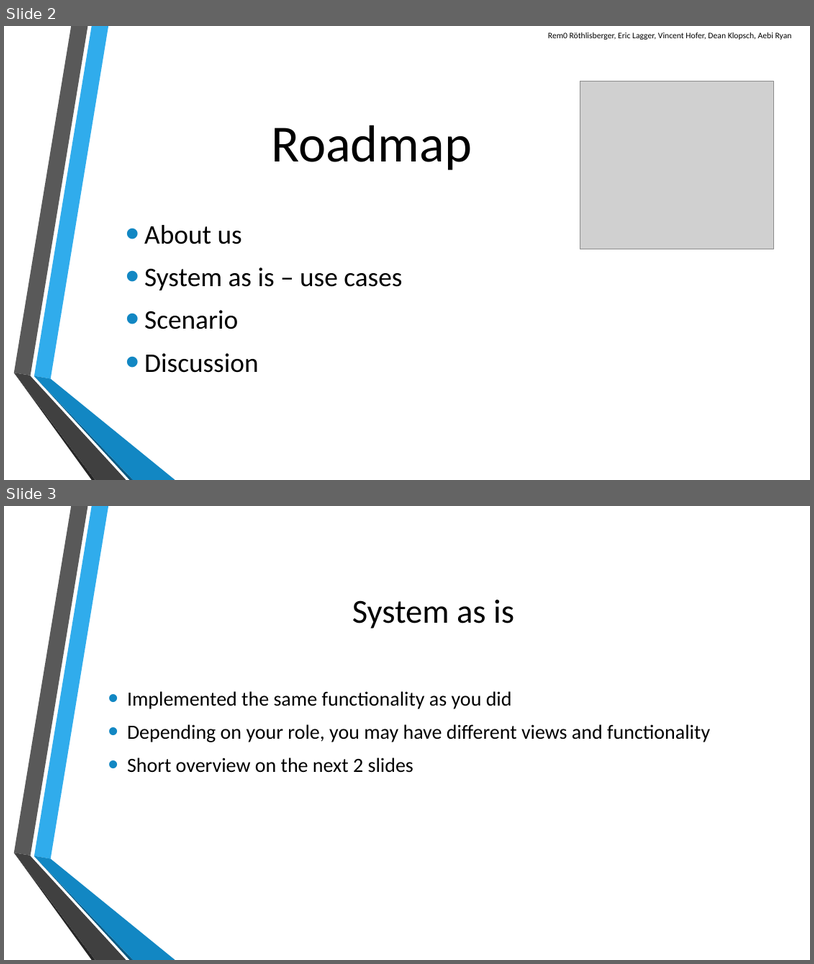
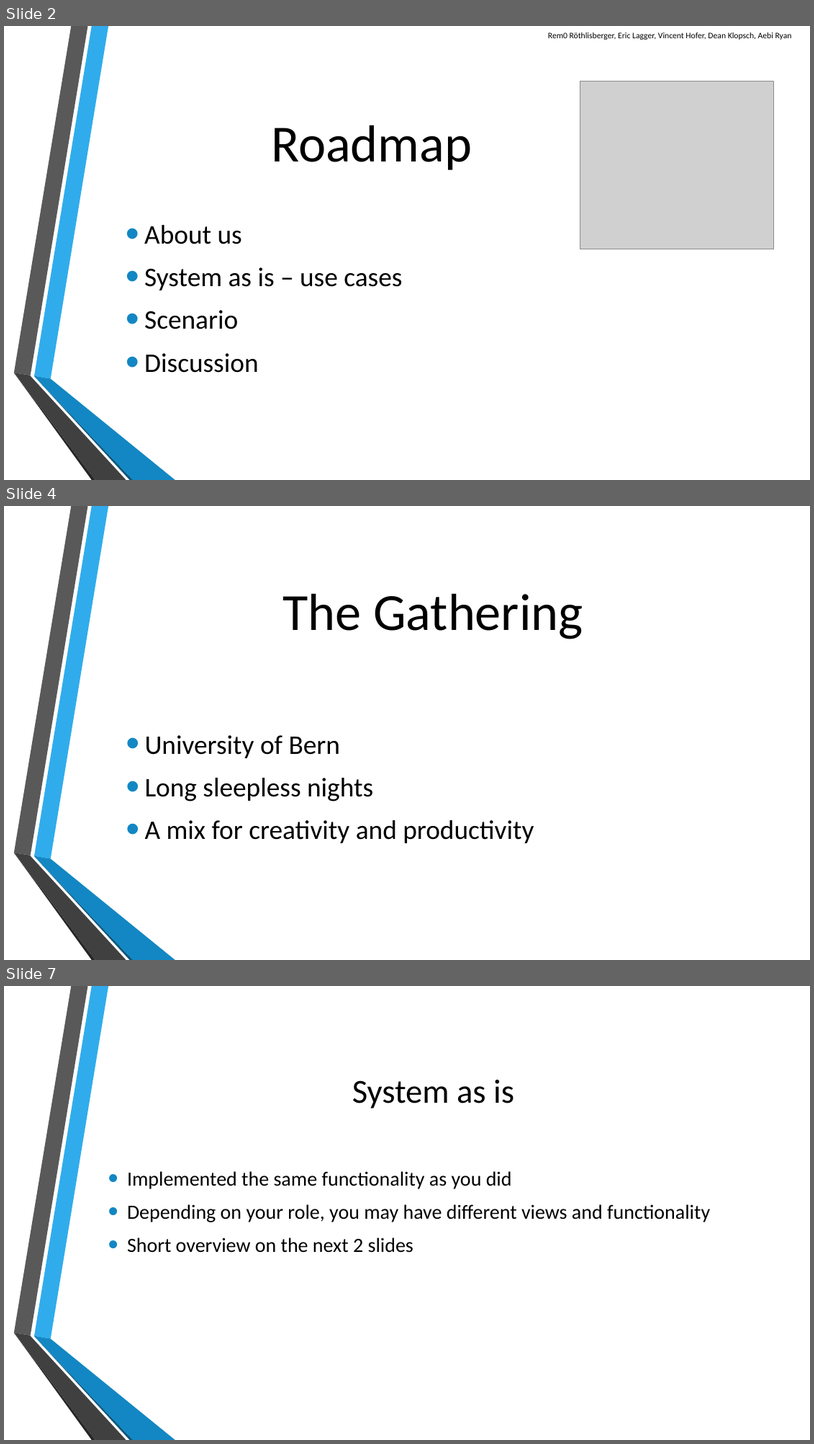
Before and after one commit to scg-unibe-ch/ese2016-team8, a slide deck: baseProject/presentation/Presentation-Team8.pptx. Shown one above the other, each under a label of ours: slides 2 and 3 before the commit, slides 2, 4 and 7 after it; the slides between them are not shown. The pictures are 814x964 and 814x1444 pixels, drawn with LibreOffice and Linux fonts; fonts in the diff are those of the drawing; grey boxes stand for pictures; background and template pictures are left out. Boxes give left, top, right and bottom in pixels: in the first picture for what was removed or moved away, otherwise in the second. Text is boxed around its words. In the diff, an @@ line names an element or a change of style, - is before the commit and + after.

```diff
--- a/baseProject/presentation/Presentation-Team8.pptx
+++ b/baseProject/presentation/Presentation-Team8.pptx
@@ slide 4 added at box(4, 506, 810, 960), background picture (left out); not listed: 6 template elements that a slide beside it also shows @@
@@ title added at box(283, 593, 583, 639), 62 pt, text #000000 @@
+The Gathering
@@ text added at box(145, 735, 534, 843), 32 pt, text #000000 @@
+• University of Bern
+• Long sleepless nights
+• A mix for creativity and productivity
@@ what was slide 3 is now slide 7 @@
```
Also in this commit, not shown: 3 other slides added.
